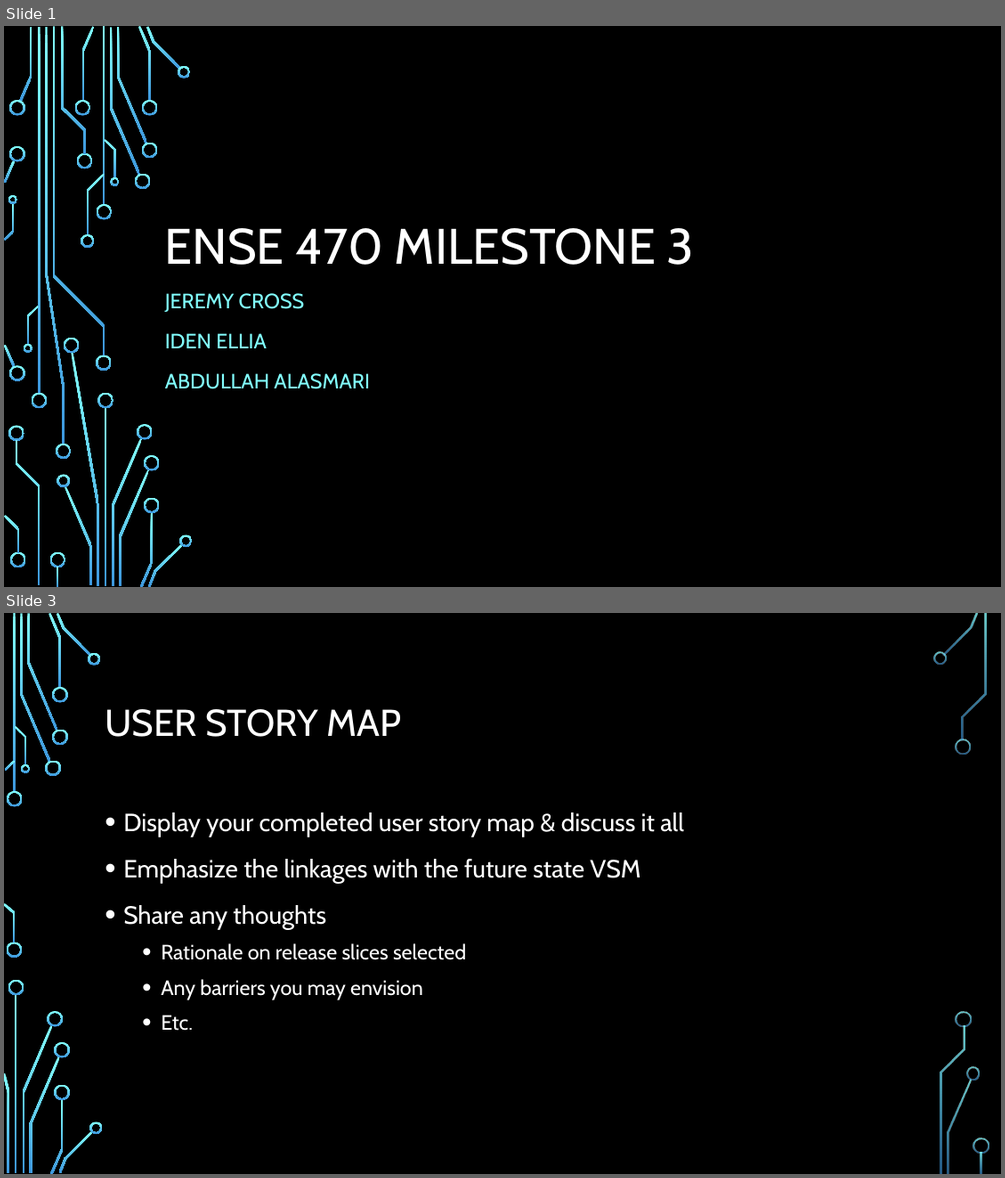
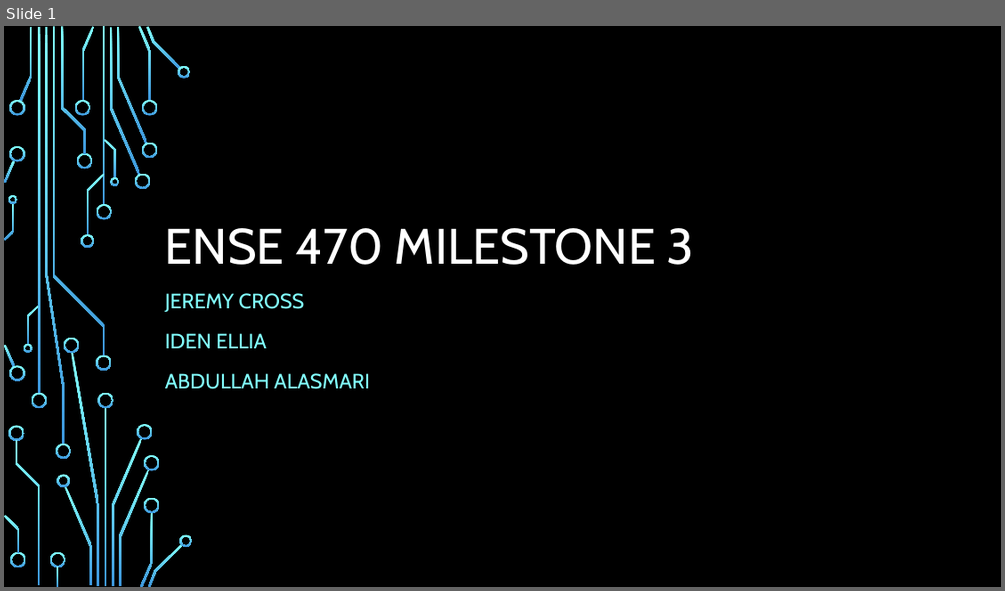
Before and after one commit to ureginastudent/PROJECT, a slide deck: Milestone 3/ENSE 470 Milestone 3.pptx. Shown one above the other, each under a label of ours: slides 1 and 3 before the commit, slide 1 after it; the slides between them are not shown. The pictures are 1005x1178 and 1005x591 pixels, drawn with LibreOffice and Linux fonts; fonts in the diff are those of the drawing; background and template pictures are left out. Boxes give left, top, right and bottom in pixels: in the first picture for what was removed or moved away, otherwise in the second. Text is boxed around its words. In the diff, an @@ line names an element or a change of style, - is before the commit and + after.

```diff
--- a/Milestone 3/ENSE 470 Milestone 3.pptx
+++ b/Milestone 3/ENSE 470 Milestone 3.pptx
@@ slide 3 removed at [4,613,1001,1174], background picture (left out) @@
@@ title removed at [105,709,401,737] @@
-USER STORY MAP
@@ text removed at [123,812,684,1030] @@
-• Display your completed user story map & discuss it all
-• Emphasize the linkages with the future state VSM
-• Share any thoughts
-  • Rationale on release slices selected
-  • Any barriers you may envision
-  • Etc.
@@ group removed at [4,613,989,1174]: 33 freeform shapes, 3 rectangles @@
```
Also in this commit, not shown: 2 slides changed, 2 slides added, 1 other slide removed.
